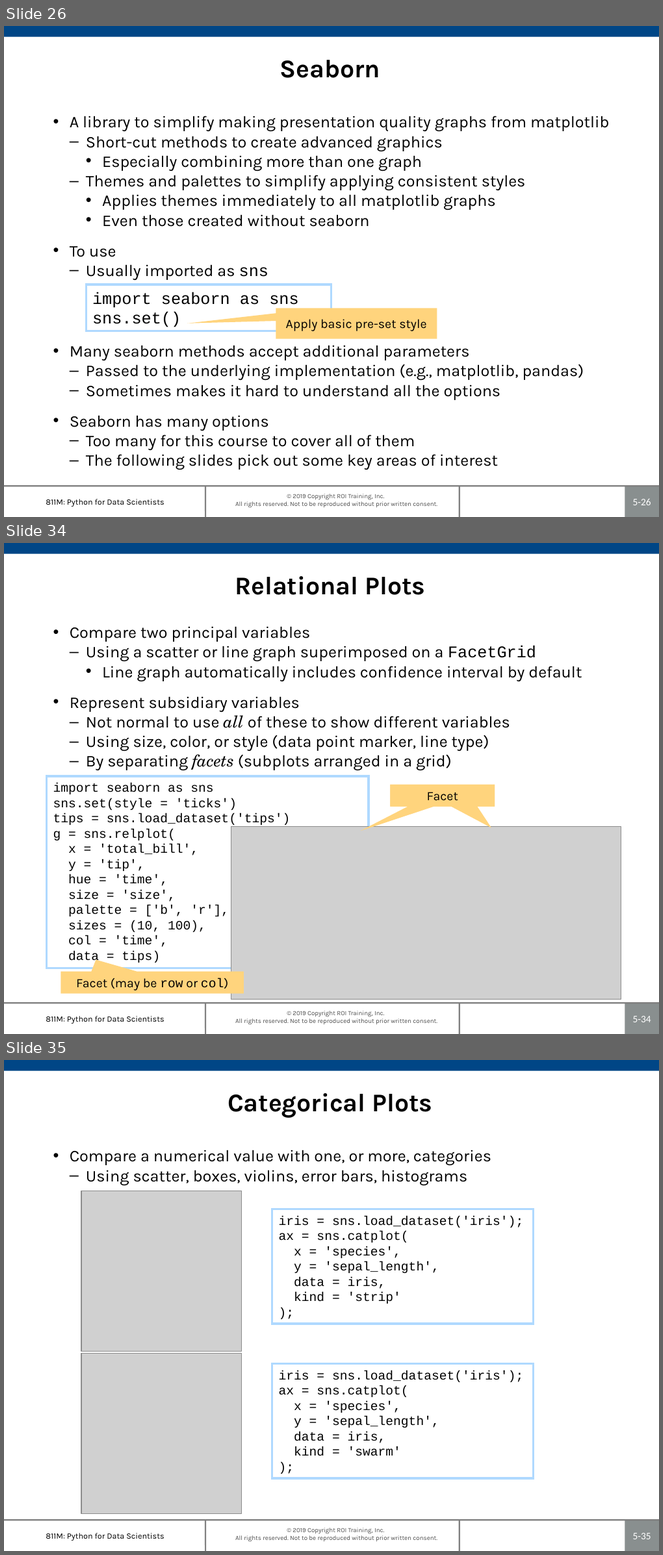
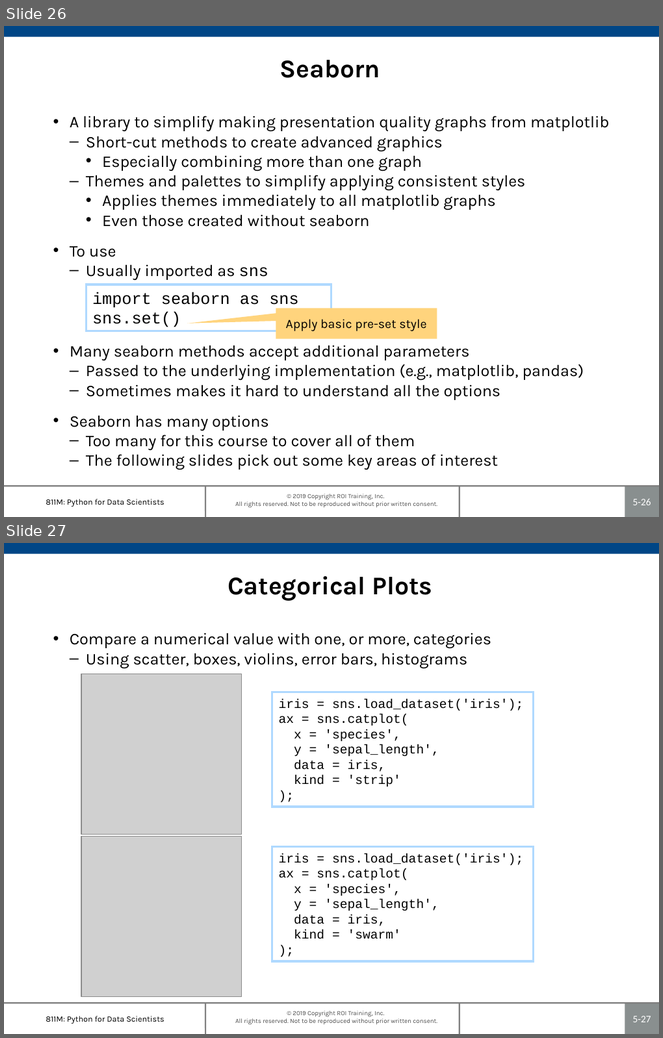
Before and after one commit to roitraining/PythonProgram, a slide deck: Day5-Plotting/Ch05-PlottingAndVisualization.pptx. Shown one above the other, each under a label of ours: slides 26, 34 and 35 before the commit, slides 26 and 27 after it; the slides between them are not shown. The pictures are 663x1555 and 663x1038 pixels, drawn with LibreOffice and Linux fonts; fonts in the diff are those of the drawing; grey boxes stand for pictures; background and template pictures are left out. Boxes give left, top, right and bottom in pixels: in the first picture for what was removed or moved away, otherwise in the second. Text is boxed around its words. In the diff, an @@ line names an element or a change of style, - is before the commit and + after.

```diff
--- a/Day5-Plotting/Ch05-PlottingAndVisualization.pptx
+++ b/Day5-Plotting/Ch05-PlottingAndVisualization.pptx
@@ slide 34 removed at [4,543,659,1034], background #FFFFFF; not listed: 7 template elements that a slide beside it also shows @@
@@ title removed at [235,576,426,595] @@
-Relational Plots
@@ text removed at [70,626,582,771] @@
-• Compare two principal variables
-  – Using a scatter or line graph superimposed on a FacetGrid
-    • Line graph automatically includes confidence interval by default
-• Represent subsidiary variables
-  – Not normal to use all of these to show different variables
-  – Using size, color, or style (data point marker, line type)
-  – By separating facets (subplots arranged in a grid)
@@ rectangle removed at [47,776,368,968] @@
-import seaborn as sns
-sns.set(style = 'ticks')
-tips = sns.load_dataset('tips')
-g = sns.relplot(
-x = 'total_bill',
-y = 'tip',
-hue = 'time',
-size = 'size',
-palette = ['b', 'r'],
-sizes = (10, 100),
-col = 'time',
-data = tips)
@@ speech box removed at [391,785,495,807] @@
-Facet
@@ speech box removed at [391,785,495,807] @@
-Facet
@@ picture removed at [232,826,622,999] @@
@@ speech box removed at [61,972,244,995] @@
-Facet (may be row or col)
@@ what was slide 35 is now slide 27 @@
@@ page number at [633,1016,651,1023]: text changed @@
-5-35
+5-27
```
Also in this commit, not shown: 1 slide changed, 8 other slides removed.
